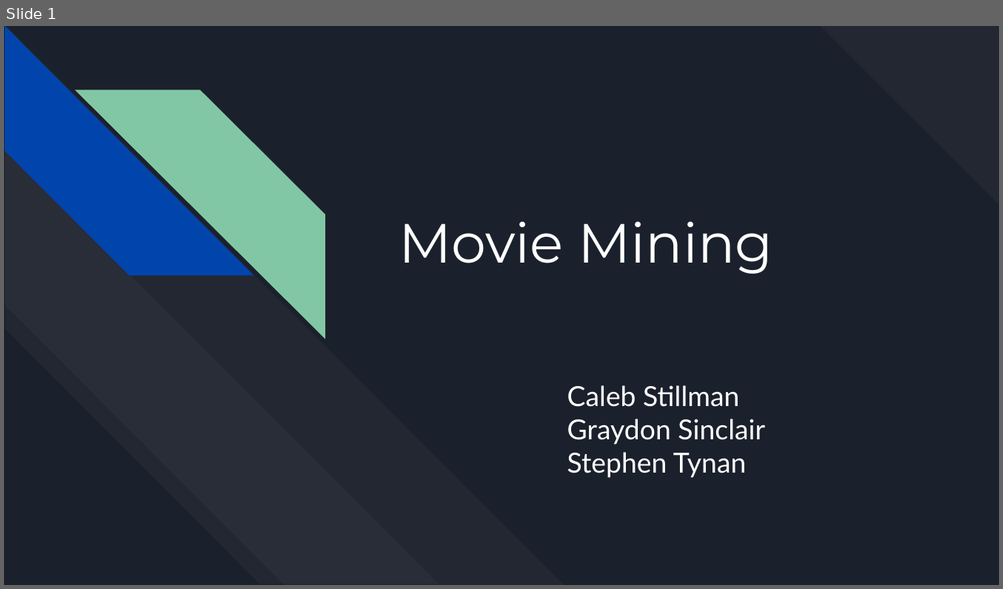
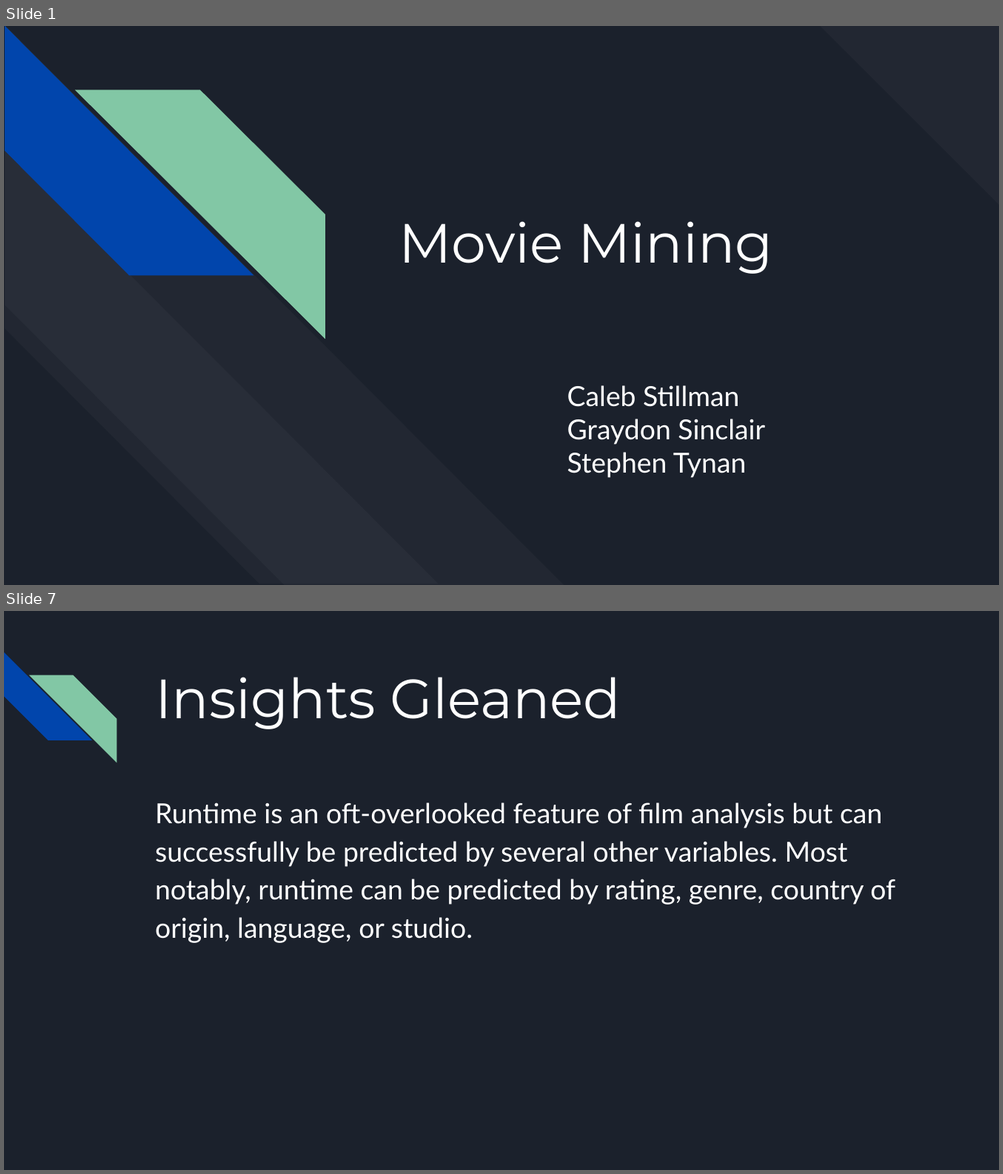
Before and after one commit to cstillma/MovieMining, a slide deck: Deliverables - Raw/08_MovieMining_Part6.pptx. Shown one above the other, each under a label of ours: slide 1 before the commit, slides 1 and 7 after it; the slides between them are not shown. The pictures are 1003x589 and 1003x1174 pixels, drawn with LibreOffice and Linux fonts; fonts in the diff are those of the drawing. Boxes give left, top, right and bottom in pixels: in the first picture for what was removed or moved away, otherwise in the second. Text is boxed around its words. In the diff, an @@ line names an element or a change of style, - is before the commit and + after.

```diff
--- a/Deliverables - Raw/08_MovieMining_Part6.pptx
+++ b/Deliverables - Raw/08_MovieMining_Part6.pptx
@@ slide 7 added at (4,611,999,1170), background #1B212C @@
@@ diag stripe added at (4,652,91,741), fill #0145AC @@
@@ diag stripe added at (29,675,116,762), fill #82C7A5 @@
@@ title added at (155,677,621,729), 40 pt, text #FFFFFF @@
+Insights Gleaned
@@ text added at (155,803,895,943), 20 pt, text #FFFFFF @@
+Runtime is an oft-overlooked feature of film analysis but can successfully be predicted by several other variables. Most notably, runtime can be predicted by rating, genre, country of origin, language, or studio.
```
Also in this commit, not shown: 1 slide changed, 5 other slides added, 5 slides removed.
